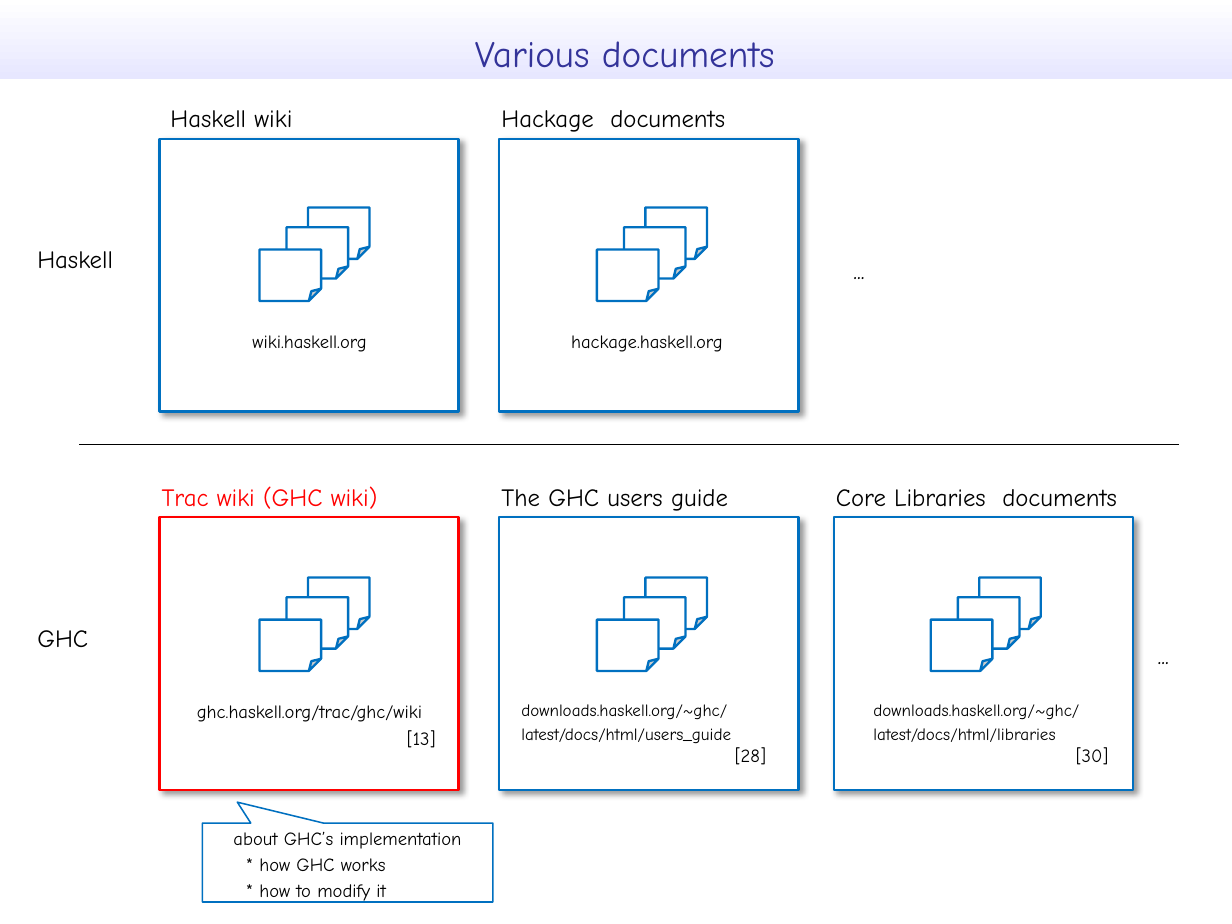
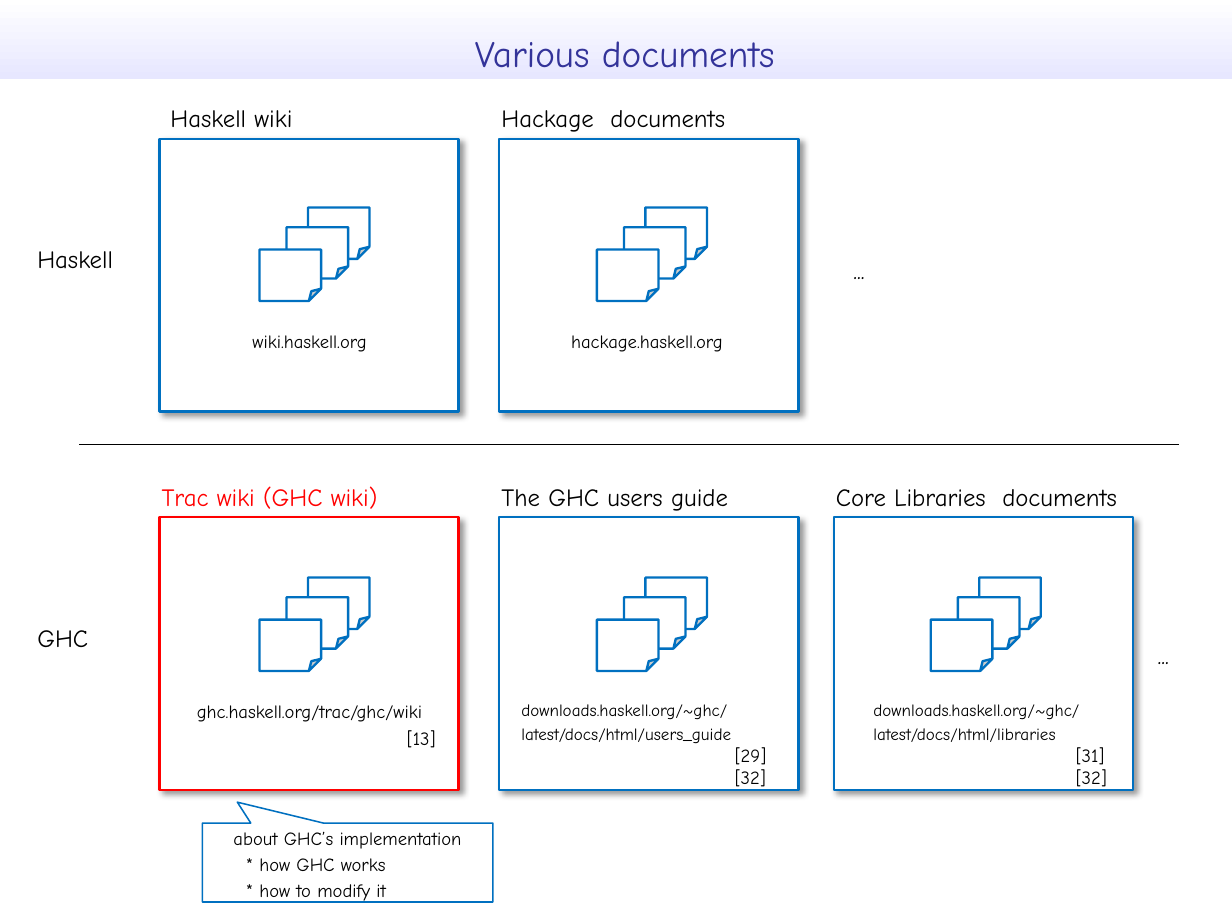
Before and after one commit to takenobu-hs/ghc-development-flow, a slide deck: slide 13 of src/ghc_development_flow.pptx. Drawn at 1232x924 pixels with LibreOffice and Linux fonts; fonts in the diff are those of the drawing. Boxes give left, top, right and bottom in pixels: in the first picture for what was removed or moved away, otherwise in the second. Text is boxed around its words. In the diff, an @@ line names an element or a change of style, - is before the commit and + after.

```diff
--- a/src/ghc_development_flow.pptx
+++ b/src/ghc_development_flow.pptx
@@ text at (735,747,766,765): text changed @@
-[28]
+[29]
@@ text at (1076,747,1105,765): text changed @@
-[30]
+[31]
@@ text added at (735,769,766,791), 12 pt, text #000000 @@
+[32]
@@ text added at (1076,769,1107,791), 12 pt, text #000000 @@
+[32]
```
Also in this commit, not shown: 10 other slides changed, 2 other files.
